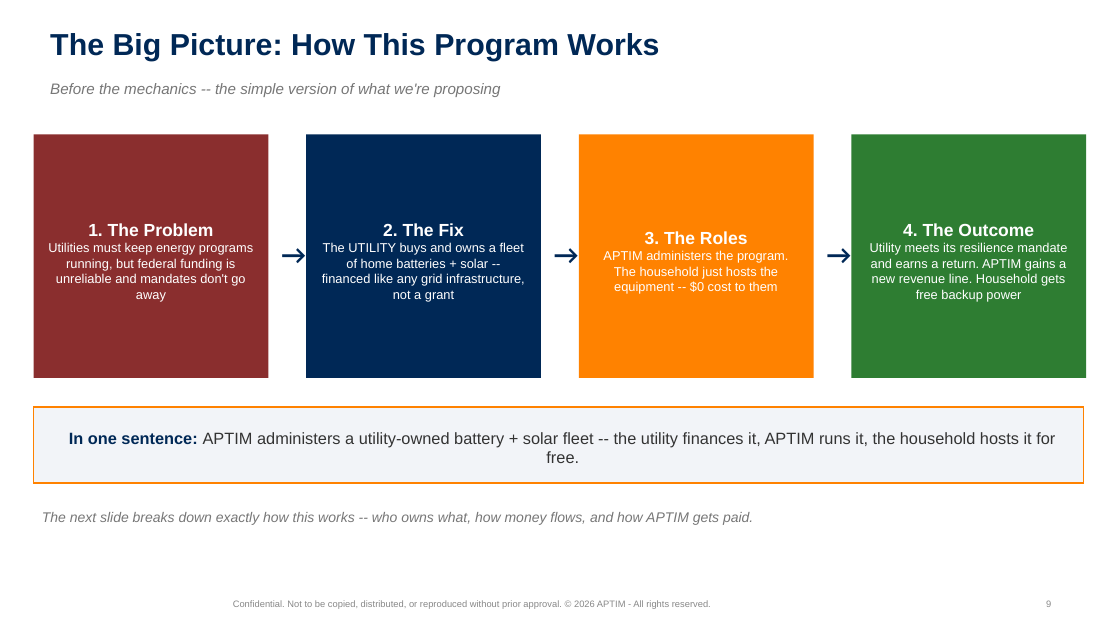
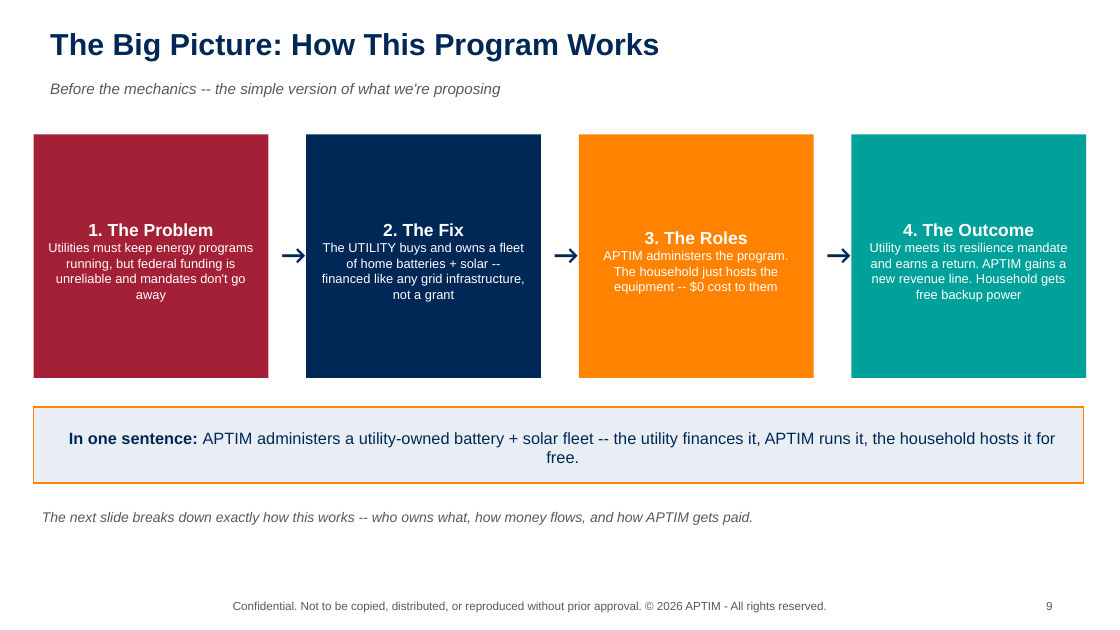
Before and after one commit to graseeuh/HERMES, a slide deck: slide 9 of Group_1_STRIVE_Presentation.pptx. Drawn at 1120x630 pixels with LibreOffice and Linux fonts; fonts in the diff are those of the drawing; background and template pictures are left out. Boxes give left, top, right and bottom in pixels: in the first picture for what was removed or moved away, otherwise in the second. Text is boxed around its words. In the diff, an @@ line names an element or a change of style, - is before the commit and + after.

```diff
--- a/Group_1_STRIVE_Presentation.pptx
+++ b/Group_1_STRIVE_Presentation.pptx
@@ text "Before the mechanics -- the ..." at [50,83,500,97]: text colour #777777 to #595959 @@
@@ rectangle "1. The Problem" at [34,134,268,378]: fill #8A2E2E to #A32036 @@
@@ rectangle "4. The Outcome" at [851,134,1086,378]: fill #2E7D32 to #00A19B @@
@@ rectangle "In one sentence: APTIM administers ..." at [34,408,1084,483]: text colour #333333 to #002856 in "APTIM administers a utility-owned battery + solar ..."; fill #F2F4F8 to #E9EEF5 @@
@@ text "The next slide breaks down ..." at [42,512,753,525]: text colour #777777 to #595959 @@
@@ text "Confidential. Not to be copied, ..." at [233,601,826,613]: size 8 to 10 pt, text colour #888888 to #595959 @@
@@ text "9" at [1046,602,1052,610]: size 8 to 10 pt, text colour #888888 to #595959 @@
```
Also in this commit, not shown: 13 other slides changed.
